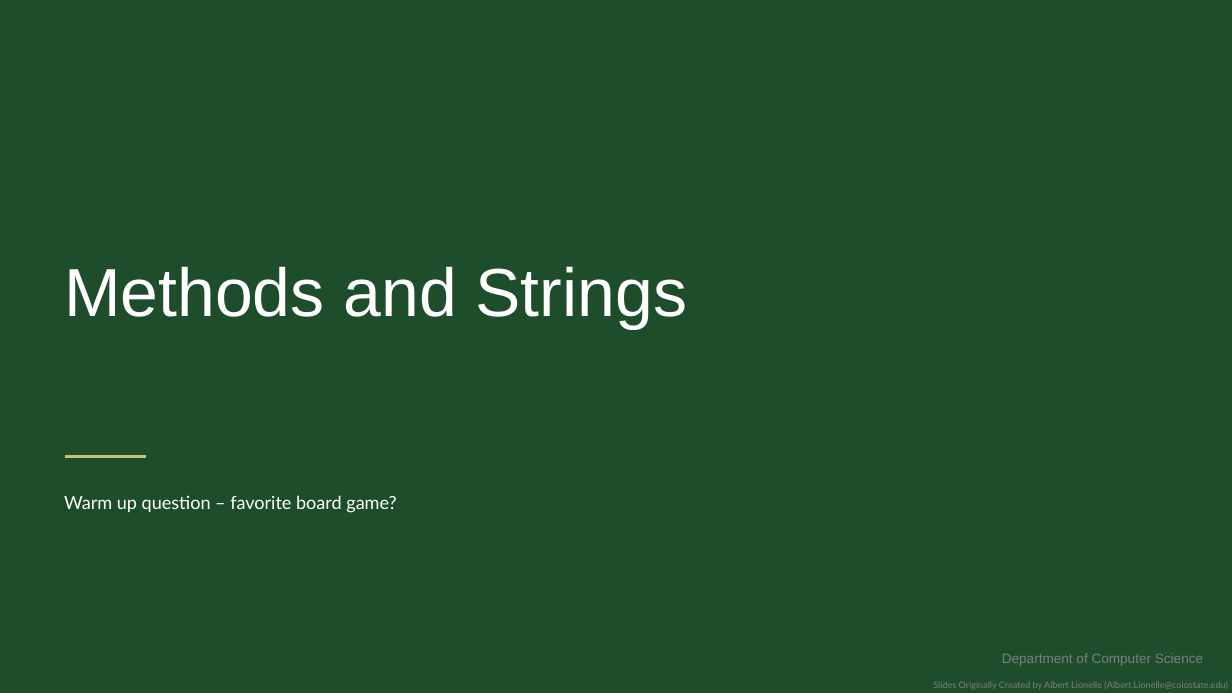
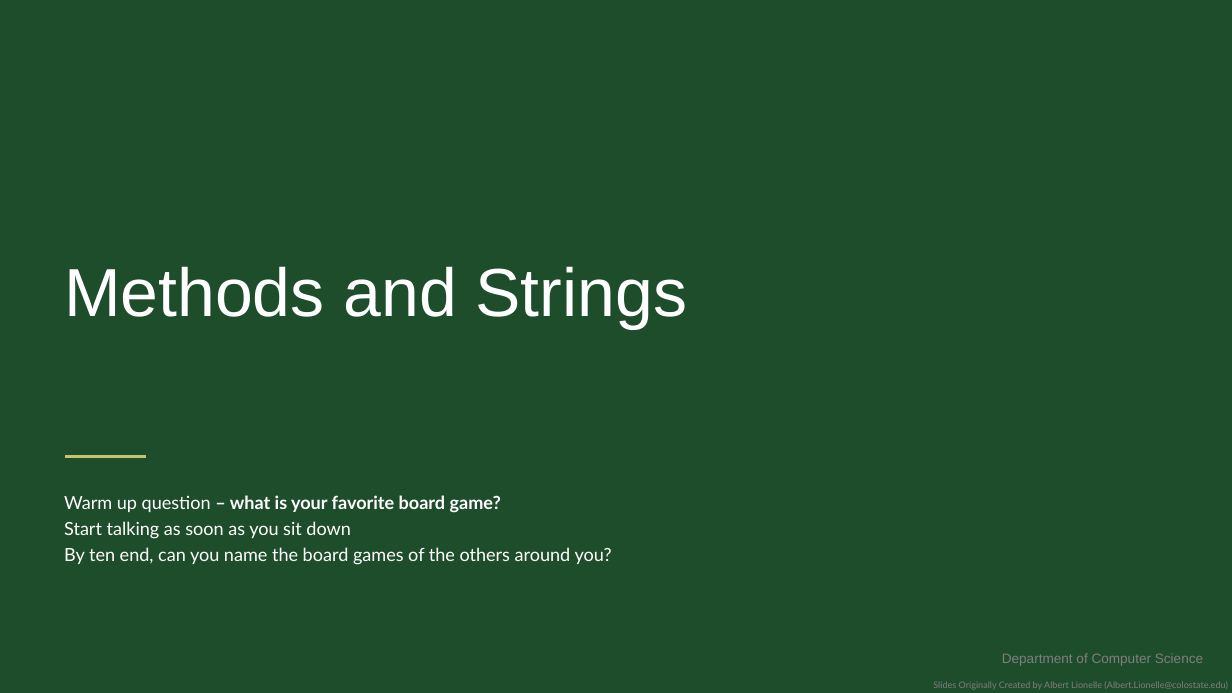
Before and after one commit to CSU-CS150/handouts, a slide deck: slide 1 of helpsessions/week2/strings.pptx. Drawn at 1232x693 pixels with LibreOffice and Linux fonts; fonts in the diff are those of the drawing; background and template pictures are left out. Boxes give left, top, right and bottom in pixels: in the first picture for what was removed or moved away, otherwise in the second. Text is boxed around its words. In the diff, an @@ line names an element or a change of style, - is before the commit and + after.

```diff
--- a/helpsessions/week2/strings.pptx
+++ b/helpsessions/week2/strings.pptx
@@ text at box(64, 495, 612, 565): text changed @@
-Warm up question – favorite board game?
+Warm up question – what is your favorite board game?
+Start talking as soon as you sit down
+By ten end, can you name the board games of the others around you?
```
Also in this commit, not shown: 2 other slides changed, 1 other file.
